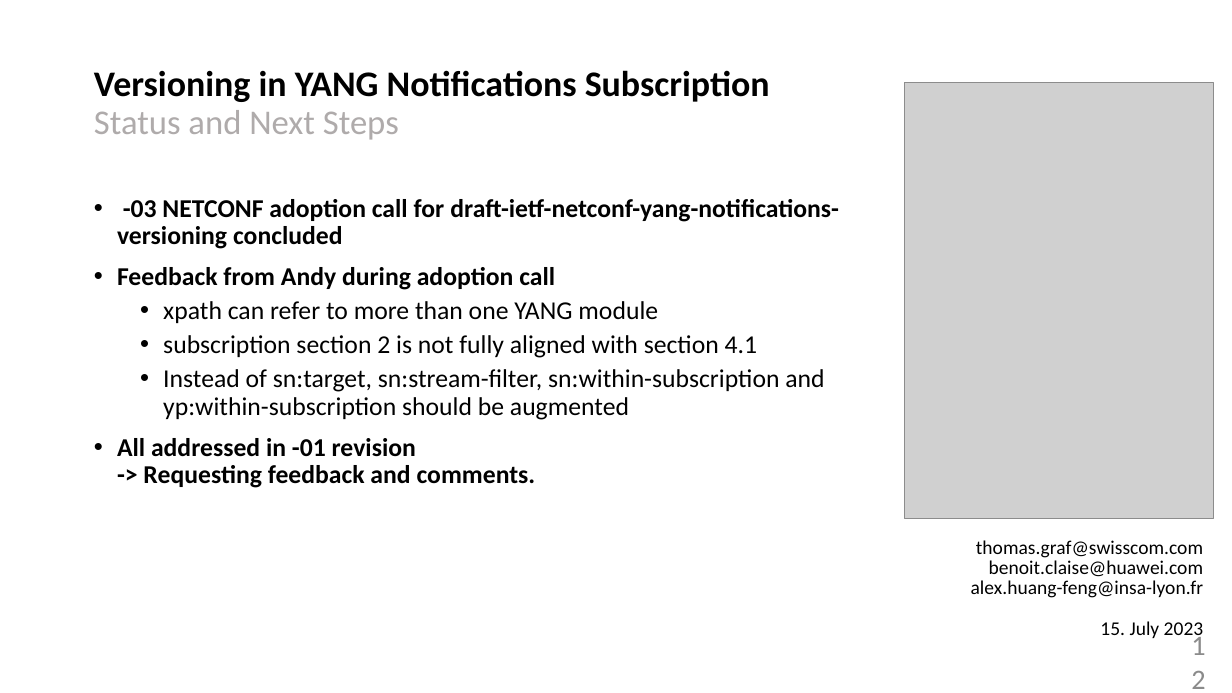
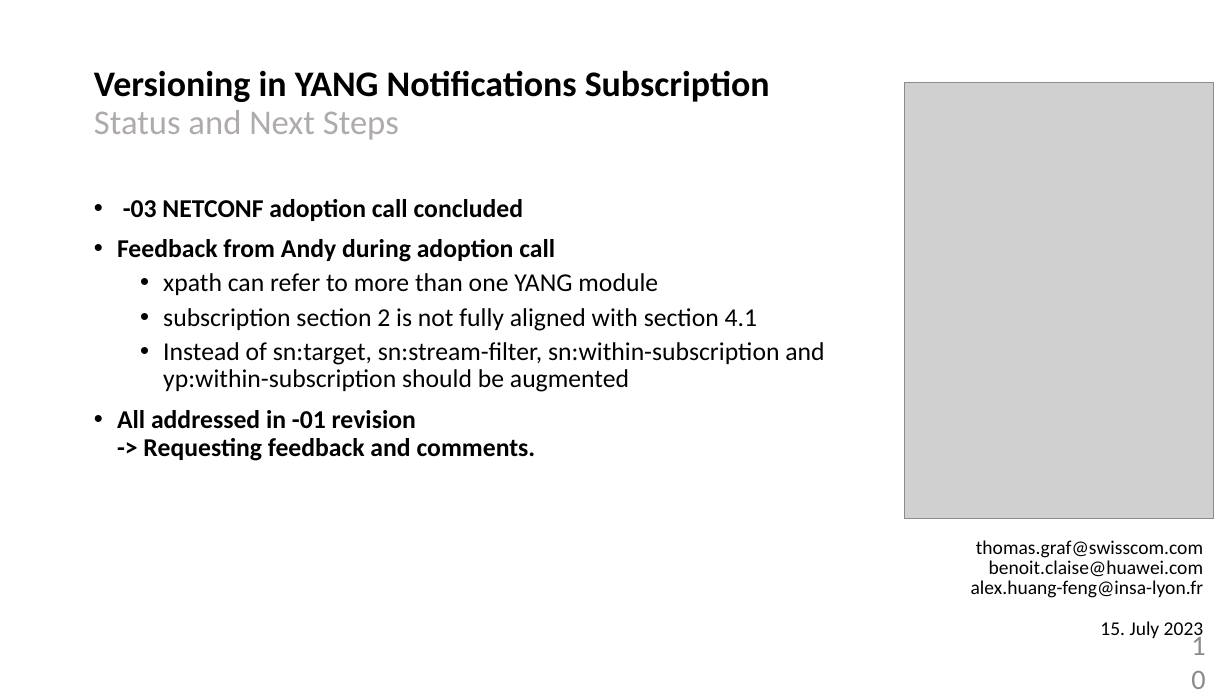
Before and after one commit to network-analytics/ietf-network-analytics-document-status, a slide deck: slide 10 of 117/Side-Meetings/ietf117-netconf-yang-push-data-mesh-integration.pptx (slide 12 before the commit). Drawn at 1232x693 pixels with LibreOffice and Linux fonts; fonts in the diff are those of the drawing; grey boxes stand for pictures. Boxes give left, top, right and bottom in pixels: in the first picture for what was removed or moved away, otherwise in the second. Text is boxed around its words. In the diff, an @@ line names an element or a change of style, - is before the commit and + after.

```diff
--- a/117/Side-Meetings/ietf117-netconf-yang-push-data-mesh-integration.pptx
+++ b/117/Side-Meetings/ietf117-netconf-yang-push-data-mesh-integration.pptx
@@ text at <box>123,199,524,221</box>: text changed @@
-• -03 NETCONF adoption call for draft-ietf-netconf-yang-notifications-versioning concluded
+• -03 NETCONF adoption call concluded
@@ page number at <box>1173,643,1214,680</box>: text changed @@
-12
+10
```
Also in this commit, not shown: 3 other slides changed, 2 slides added, 4 slides removed, 1 other file.
